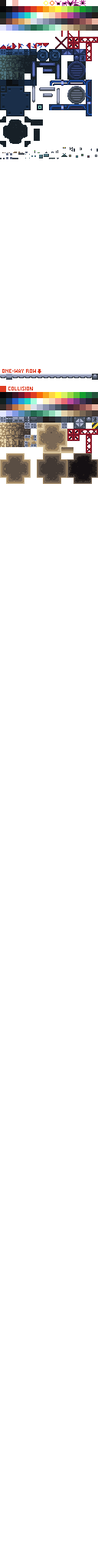
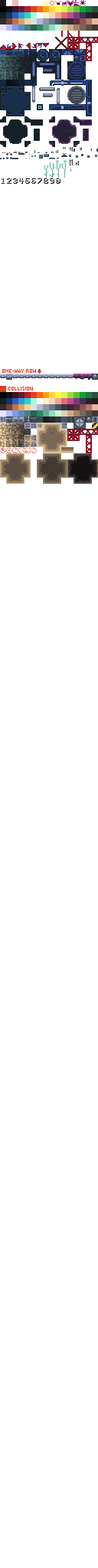
Layered file, before and after one edit (98px x 1568px). Changes by layer:
added layer "smallfont numbers" above "smallfont numbers SHADOW copy" over <box>1,177,60,183</box>
added layer "smallfont numbers SHADOW copy" above "smallfont numbers SHADOW" over <box>1,178,60,184</box>
added layer "smallfont numbers SHADOW" above "CC0 8x8 font copy" over <box>2,178,61,184</box>
removed layer "Layer 0" over <box>0,116,92,454</box>
added layer "LATEST RIP" above "BG (hide me)" over <box>0,116,92,454</box>
